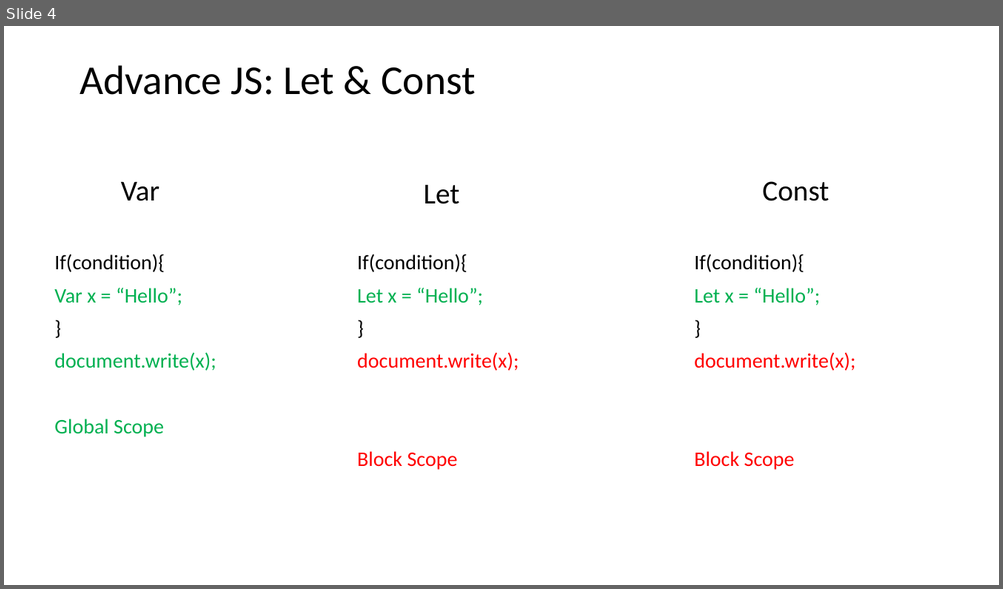
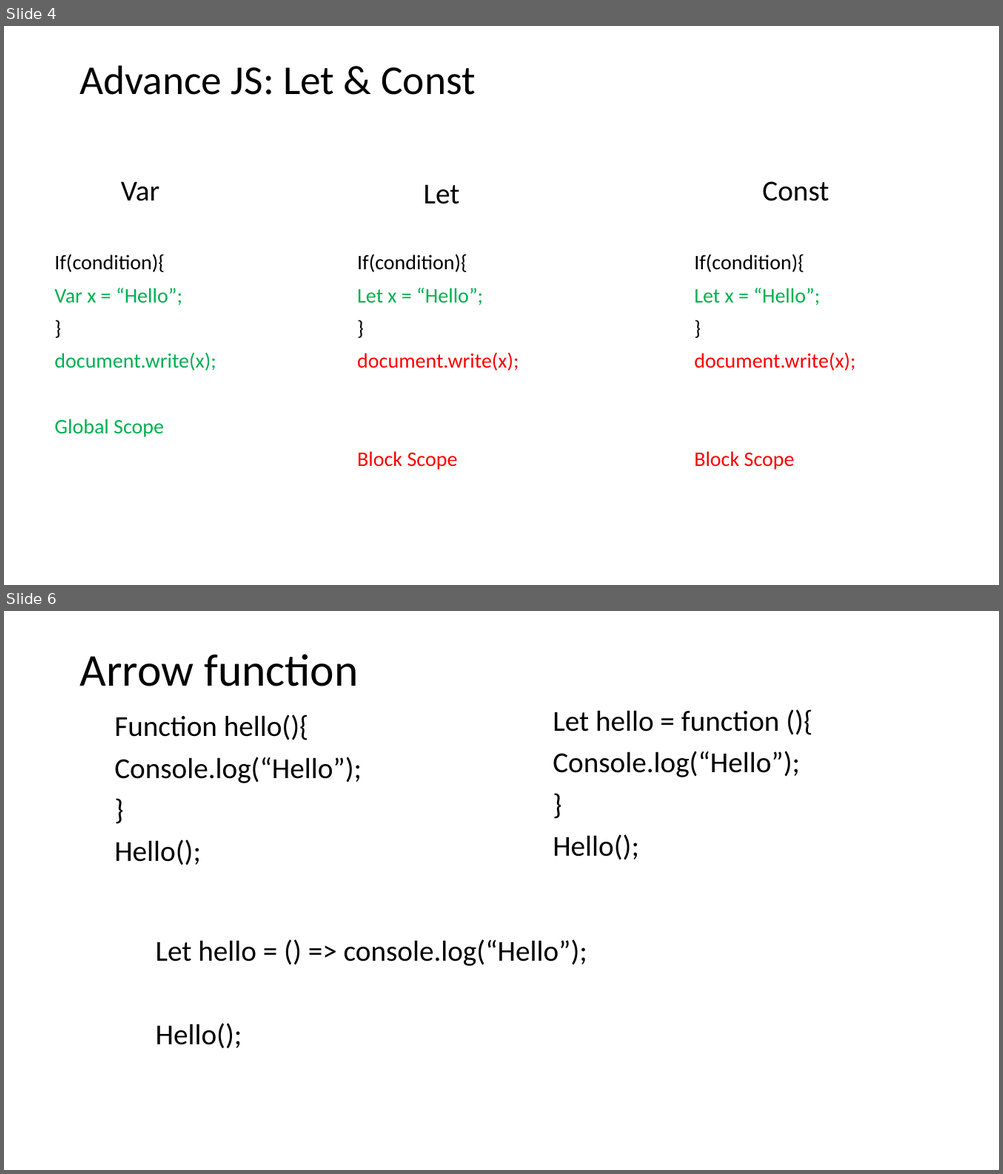
Before and after one commit to PiyushChaturvedii/batch03, a slide deck: History of JS.pptx. Shown one above the other, each under a label of ours: slide 4 before the commit, slides 4 and 6 after it; the slides between them are not shown. The pictures are 1003x589 and 1003x1174 pixels, drawn with LibreOffice and Linux fonts; fonts in the diff are those of the drawing. Boxes give left, top, right and bottom in pixels: in the first picture for what was removed or moved away, otherwise in the second. Text is boxed around its words. In the diff, an @@ line names an element or a change of style, - is before the commit and + after.

```diff
--- a/History of JS.pptx
+++ b/History of JS.pptx
@@ slide 6 added at bbox=[4, 611, 999, 1170], background #FFFFFF @@
@@ title added at bbox=[79, 654, 358, 686], 44 pt, text #000000 @@
+Arrow function
@@ text added at bbox=[114, 715, 361, 866], 28 pt, text #000000 @@
+Function hello(){
+Console.log(“Hello”);
+}
+Hello();
@@ text added at bbox=[552, 710, 800, 860], 28 pt, text #000000 @@
+Let hello = function (){
+Console.log(“Hello”);
+}
+Hello();
@@ text added at bbox=[156, 940, 587, 1049], 28 pt, text #000000 @@
+Let hello = () => console.log(“Hello”);
+Hello();
```
Also in this commit, not shown: 45 other slides added, 1 other file.
